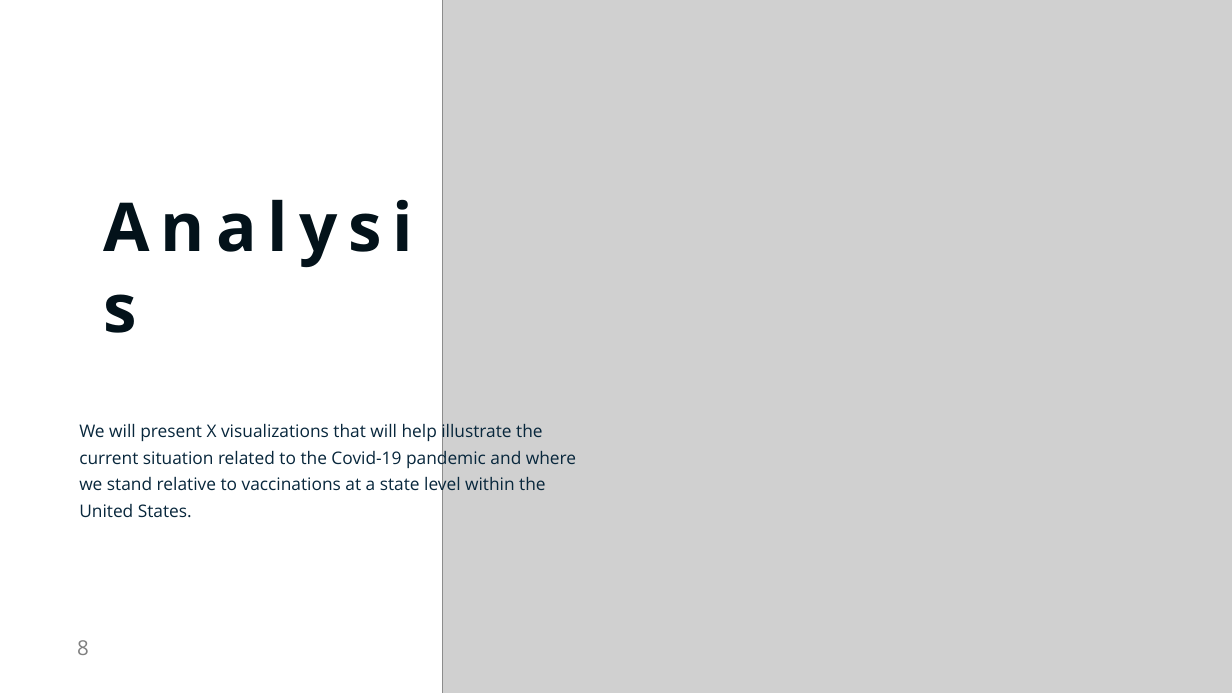
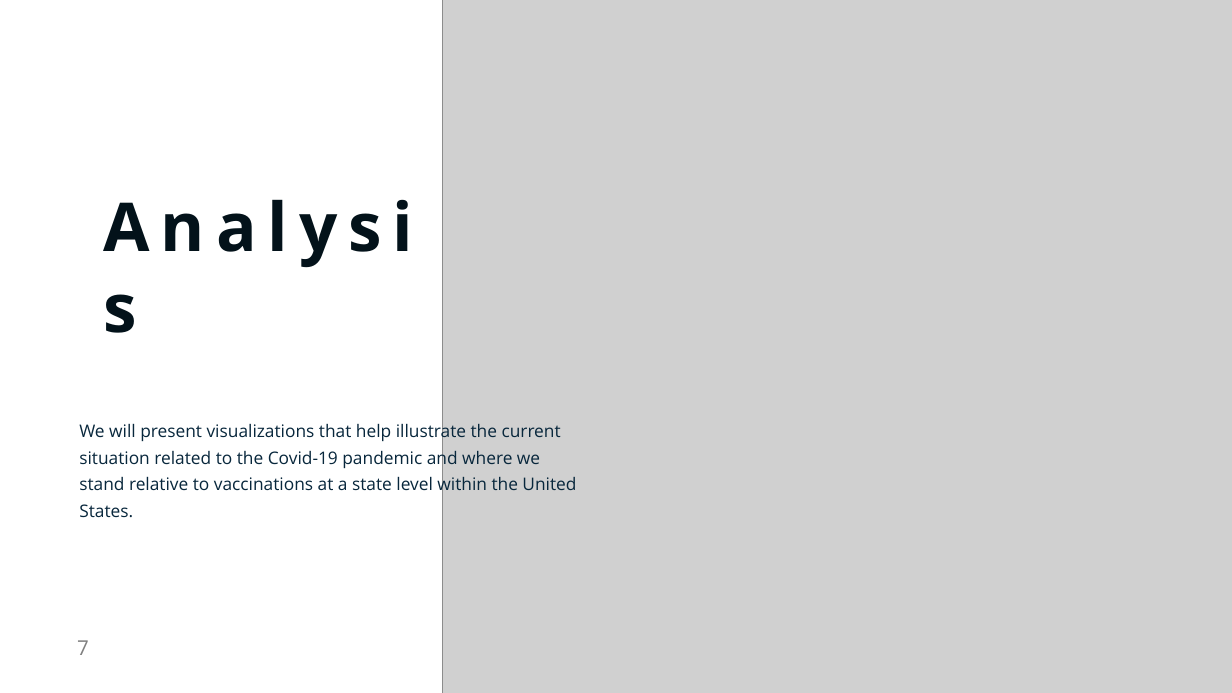
Before and after one commit to AnneNiemiec/Project_One, a slide deck: slide 7 of presentation/Project_one.pptx (slide 8 before the commit). Drawn at 1232x693 pixels with LibreOffice and Linux fonts; fonts in the diff are those of the drawing; grey boxes stand for pictures. Boxes give left, top, right and bottom in pixels: in the first picture for what was removed or moved away, otherwise in the second. Text is boxed around its words. In the diff, an @@ line names an element or a change of style, - is before the commit and + after.

```diff
--- a/presentation/Project_one.pptx
+++ b/presentation/Project_one.pptx
@@ text at (x1=79, y1=421, x2=576, y2=496): text changed @@
-We will present X visualizations that will help illustrate the current situation related to the Covid-19 pandemic and where we stand relative to vaccinations at a state level within the United States.
+We will present visualizations that help illustrate the current situation related to the Covid-19 pandemic and where we stand relative to vaccinations at a state level within the United States.
@@ page number at (x1=77, y1=640, x2=89, y2=655): text changed @@
-8
+7
```
Also in this commit, not shown: 5 other slides changed, 8 slides added, 20 slides removed, 2 other files.
